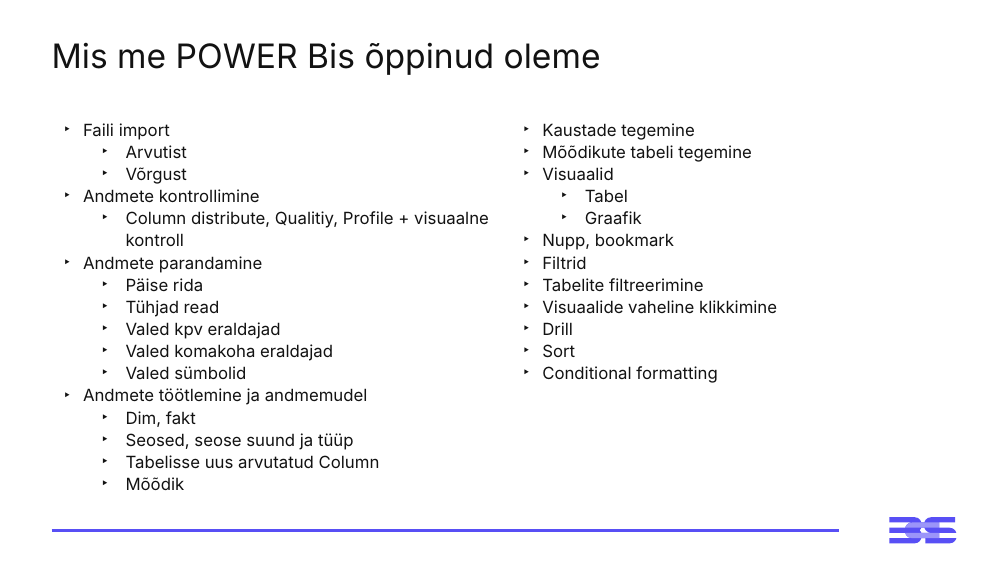
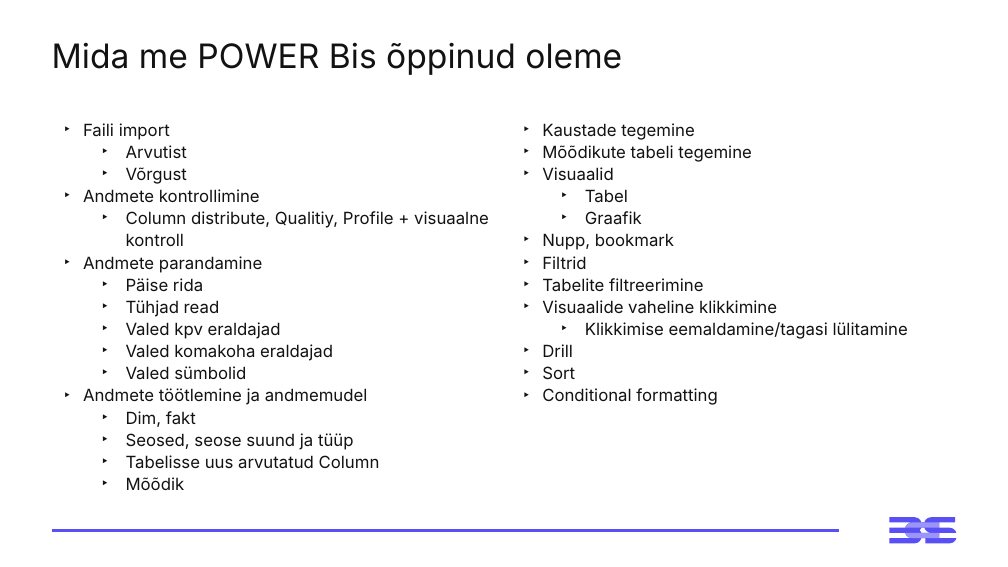
Before and after one commit to emilieabel/andmetarkus, a slide deck: slide 11 of Materjalid/Day3 M Visuaalid Andmelugu/3-paev-andmetarkus-esitlus.pptx (slide 10 before the commit). Drawn at 1008x567 pixels with LibreOffice and Linux fonts; fonts in the diff are those of the drawing. Boxes give left, top, right and bottom in pixels: in the first picture for what was removed or moved away, otherwise in the second. Text is boxed around its words. In the diff, an @@ line names an element or a change of style, - is before the commit and + after.

```diff
--- a/Materjalid/Day3 M Visuaalid Andmelugu/3-paev-andmetarkus-esitlus.pptx
+++ b/Materjalid/Day3 M Visuaalid Andmelugu/3-paev-andmetarkus-esitlus.pptx
@@ title at box(52, 42, 622, 75): text changed @@
-Mis me POWER Bis õppinud oleme
+Mida me POWER Bis õppinud oleme
@@ text at box(585, 322, 908, 339): paragraph added @@
+  ‣ Klikkimise eemaldamine/tagasi lülitamine
```
Also in this commit, not shown: 10 other slides changed, 4 slides added, 2 slides removed.
